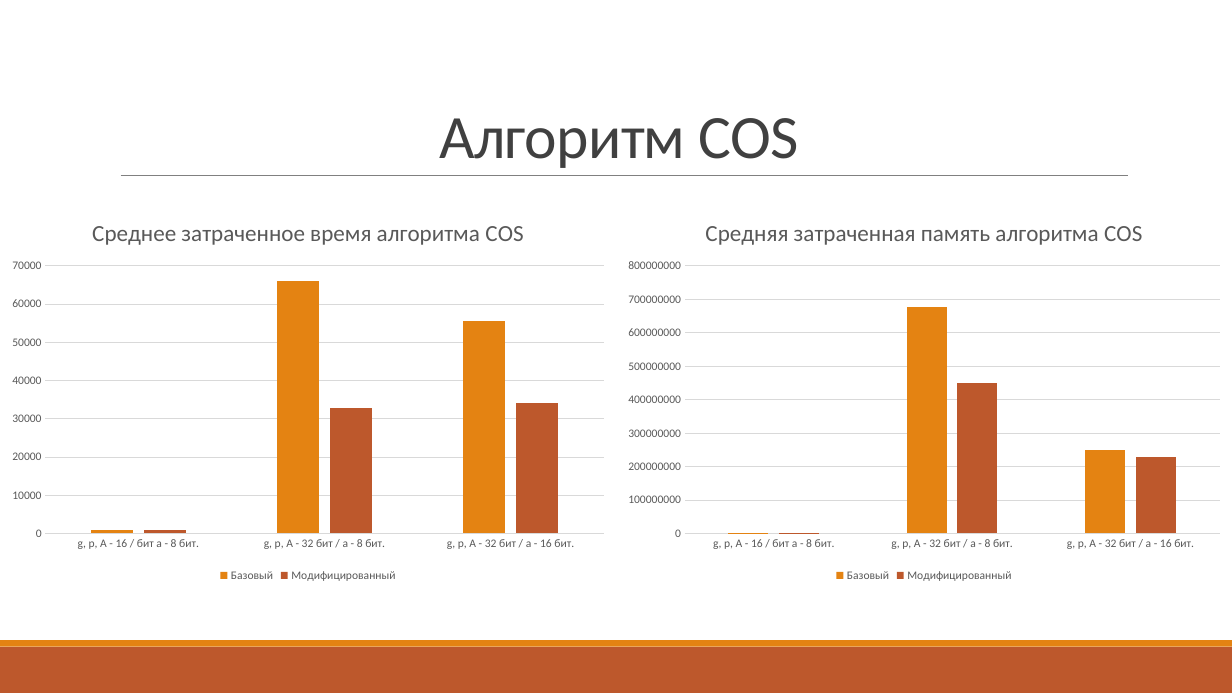
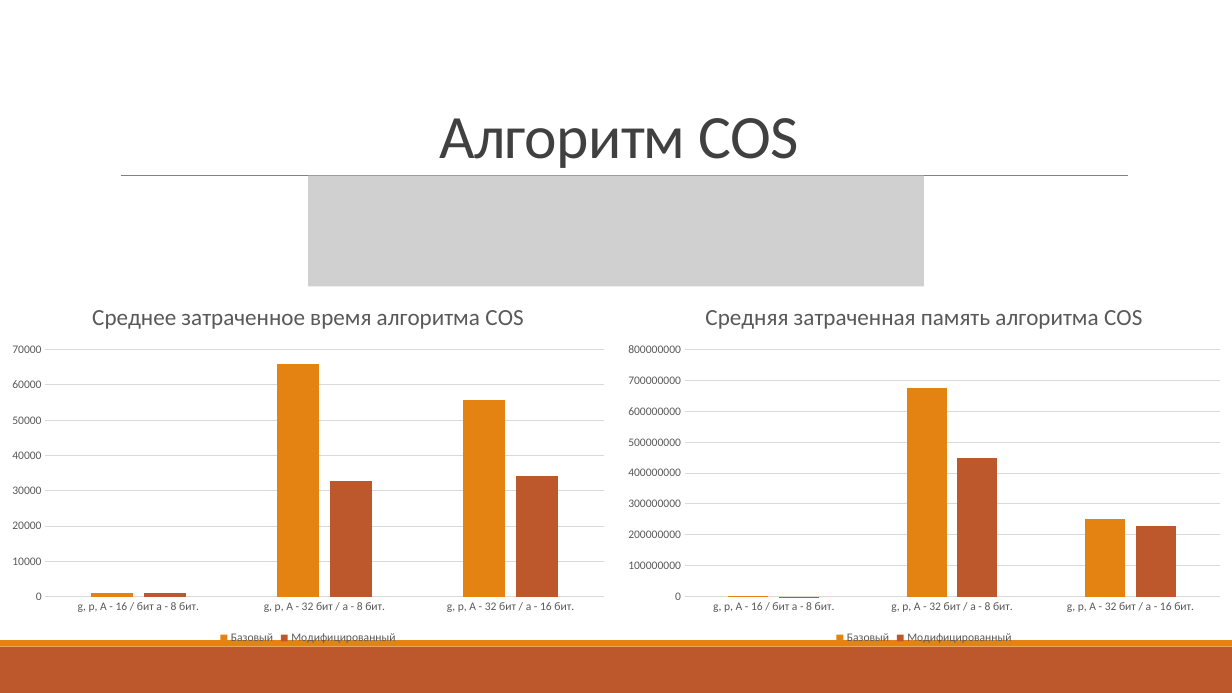
Before and after one commit to VitasVital/Bachelor_course, a slide deck: slide 11 of Maga4Sem/ВКР/Защита ВКР/Для сдачи ВКР/Гусев В.Е. 09-335 ВКР магистерская работа.pptx. Drawn at 1232x693 pixels with LibreOffice and Linux fonts; fonts in the diff are those of the drawing; grey boxes stand for pictures. Boxes give left, top, right and bottom in pixels: in the first picture for what was removed or moved away, otherwise in the second. Text is boxed around its words. In the diff, an @@ line names an element or a change of style, - is before the commit and + after.

```diff
--- a/Maga4Sem/ВКР/Защита ВКР/Для сдачи ВКР/Гусев В.Е. 09-335 ВКР магистерская работа.pptx
+++ b/Maga4Sem/ВКР/Защита ВКР/Для сдачи ВКР/Гусев В.Е. 09-335 ВКР магистерская работа.pptx
@@ picture added at box(308, 176, 924, 287) @@
@@ column chart: place and size @@
-column chart at box(0, 201, 616, 586)
+column chart at box(0, 287, 616, 649)
@@ column chart: place and size @@
-column chart at box(616, 201, 1232, 586)
+column chart at box(616, 287, 1232, 649)
```
Also in this commit, not shown: 5 other slides changed, 2 other files.
